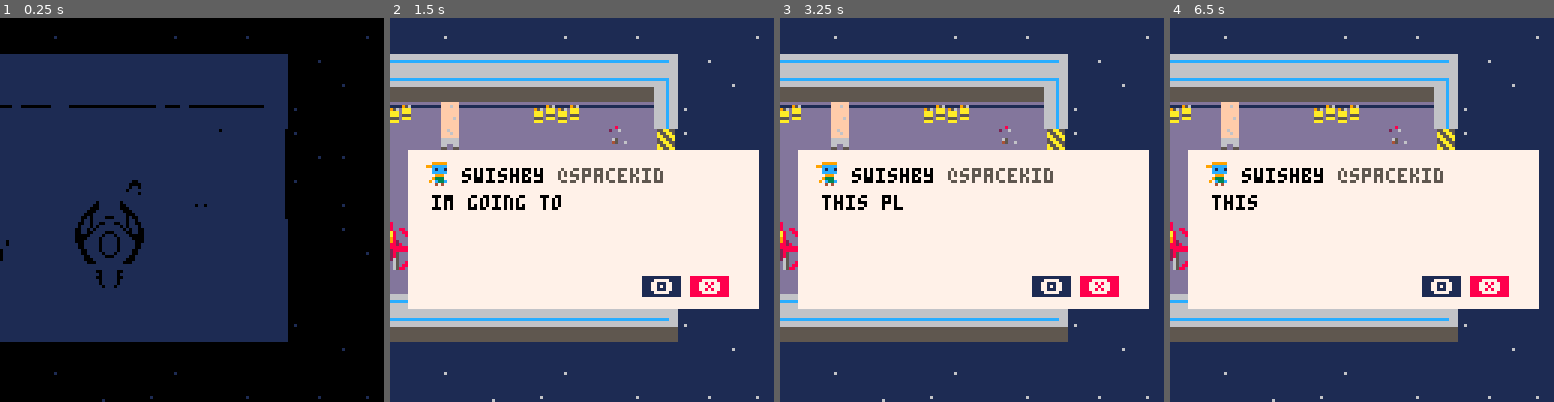
Above: before the commit, frames 1-4 (left to right).
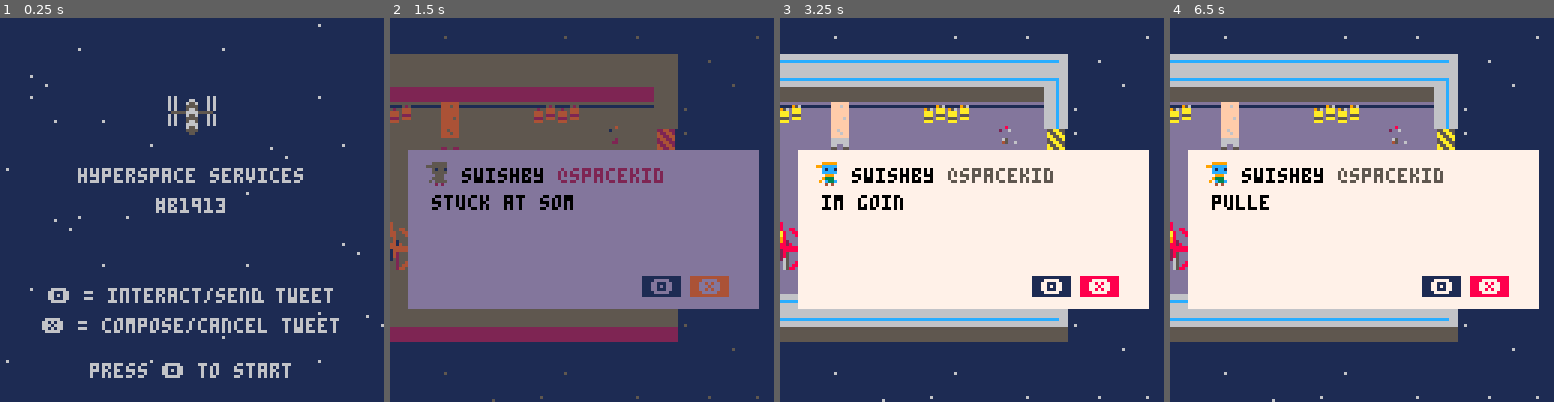
Above: after the commit, the same moments.

Repository: The-Cunning-Folk/verified
Game: PICO-8 cartridge verified.p8
Same seed, same stepped clock (60 frames per second), same inputs: the game is played once before the commit and once after it.
Inputs:
- Up to frame 1 (0.25 s): no input
- Up to frame 2 (1.5 s): tap X (X key) at 0.33, 1.07 s; tap O (Z key) at 0.7 s
- Up to frame 3 (3.25 s): hold Right 1.6-2.1 s; tap O (Z key) every 0.4 s from 1.7 to 2.9 s; tap X (X key) at 1.85, 2.97 s; hold Up 2.15-2.42 s; hold Right 2.47-3.03 s; hold Left from 3.08 s (still down)
- Up to frame 4 (6.5 s): tap O (Z key) every 0.4 s from 3.3 to 6.1 s; release Left at 3.58 s; hold Down 3.63-3.97 s; hold Right 4.02-4.68 s; tap X (X key) at 4.08, 5.2, 6.32 s; hold Up 4.73-5.03 s; hold Left 5.08-5.68 s; hold Down 5.73-6.03 s; hold Right from 6.08 s (still down)

The runs differ from the first frame. In frame 1, 49% of the frame differs, in the area x 0-100%, y 0-100%; in frame 2, 63%, in the area x 0-97%, y 4-100%; in frame 3, 0.3%; in frame 4, 0.2%.

Commit message:
added title screen

Diff:
--- a/verified.p8
+++ b/verified.p8
@@ -450,7 +450,7 @@
  camy = p.y
  cambox = 24
 
- starttime=time()
+ starttime=0
  endtime = 0
  maxtime = 0
 
@@ -458,9 +458,10 @@
  ending = false
  lasttweet = false
  textalert = false
+ started = false
 
  written = {}
- maxtweets = 1
+ maxtweets = 100
 
  npcs = {}
  bubbles = {}
@@ -538,6 +539,14 @@
 
 function _update()
 
+	if not started then
+	if btn(4) then
+			started = true
+			starttime = time()
+		end
+	end
+
+	if started then
 
 	--player controls
 	if not tweeting then
@@ -720,11 +729,18 @@
 	end
 
 	camera(camx-64,camy-60)
+	else
+
+	end
 
 end
 
 function _draw()
 		cls()
+		if started then
+		if time()-starttime < 2 then
+		fade_scr(1-(time()-starttime)*0.75)
+		end
 		map(52,0,-30,0,10,70)
 		map(52,0,-30,-30,10,60)
 		map(38,0,40,-30,60,40)
@@ -770,9 +786,7 @@
 	end
 
 
-	if time() < 10 then
-		fade_scr(1-(time()-starttime)*0.75)
-	end
+
 	if ending and time()-endtime < 2 then
 		fade_scr((time()-endtime)*0.75)
 	elseif ending and time()-endtime >= 2 and time()-endtime < 8 then
@@ -784,6 +798,16 @@
 		map(94,0,camx-90,camy-110,22,22)
 		print("see you, @spacekid...",camx-24,camy+55)
 		music(-1, 400)
+	end
+	else
+		map(75,9,0,0,22,22)
+		print("hyperspace services",26,50)
+		print("#b1913",52,60)
+		print("🅾️ = interact/send tweet",16,90)
+		print("❎ = compose/cancel tweet",14,100)
+		if flr(time()*1.1)%2 == 0 then
+			print("press 🅾️ to start",30,115)
+		end
 	end
 end
 __gfx__
@@ -920,31 +944,31 @@
 4686468606004686064686468646860700000000000001418101010100418100000000000047874787070003034383004686010000000046864080468646860000010101010000000101010101010101000101010101010101010101030301010001020001000000000101010303010100010103030300030301010101010101
 0101010101010001014181004383010001010107070703014043830001800000070707030101030100010101010303060101000001000100010101010003030607070007468600000303030001010101070700070000000003010300000101010707000000000000030103000001010107070000408040800301030000010101
 __map__
-474b42424242424242424242424242424242424242424242424242424242424242424a474547474745474747474747474747474747474747474747474745474747454747454747000000000000000000000000000000000000000000000047454747474747474747474747474747474747474745470000000000000000000000
-45485453525354535354535253ff58595958595a5c5dffb1b1b1b1b1b1b1b1b1b1b149474547474747474547474547474747474747474747474746474747474747474747454747000000000000000000000000000000000000000000000047474747474747474747474745464747474747474747470000000000000000000000
-47437775764040404040404076445b5b5b5b5b5b6c6d44b7b6b7b7b7b7b6b7b6b7b644474747454746474745464747474745474747464747464547474746474647474747474747000000000000000000000000000000000000000000000047474747474747474747474747474747474747474747470000000000000000000000
-4643764072727272727240404044505050505050505044c2c2b2c2b2c2c2b5b5b5b544454745474745474747474747474747474547474745474747474547474747474747454747000000000000000000000000000000000000000000000047474747474747454747474747474747474747474747470000000000000000000000
-47434040404040404040404040fe666465506664655044a8a4a5a5a5a3a8b5b5b5b544474745474547474547474547474746474547464747454746474747474747474547474747000000000000000000000000000000000000000000000047474747474747474747474747474747474747454747470000000000000000000000
-4543404040404040404040404050505050506664655044a897989898a6a8b5b5b5b544454747474747454747474747474547474745474747474747474747474747474747474745000000000000000000000000000000000000000000000047474547474747474747474747474747474747474747470000000000000000000000
-4743404040404040404040404044666465506664655044a8979898bfa6a8ce4242b5df42ef47474747474747454747474747474545474546474747474545464747454747474747000000000000000000000000000000000000000000000047474747474747474747474747474745474747474747470000000000000000000000
-4643404040404040404076404044505050505050505044a8a7a7a7a7a7a8deb1b1b3b1b14947454747474547474746464747474746454747474647474747474746474745474747000000000000000000000000000000000000000000000047474747474547474747474747474747474747474747470000000000000000000000
-474b424242424240ef40404040df4242424250424242ee424242424242424ab09ba89bb04447474745464747464747454747474745474747474747454747474745474747474747000000000000000000000000000000000000000000000046474747474747474747474747474747474747474747470000000000000000000000
-47485657575757704940404040cf5452535540555354535253555353525549b0aaa8aab04447474747474747454547474745474747474745474747474547454747474745474747000000000000000000000000000000000000000000000047474747474747474745474747474747474747474747470000000000000000000000
-474332676767677044404040404040404040404040404040404040404040fdb8a9a8a9b8444745474547454747474747474747474747474747474747454747474745454747474700000000000000000000000000000000000000000000004747474747474747474747474647474747cb47474747470000000000000000000000
-4643191a321b1c7044404040404040404040404040404040404040404040a8a8a8a8a8a84447474747464547454746474747474747474747474745474747474547474547474747000000000000000000000000000000000000000000000047474745474747474747474747474747db4747474747470000000000000000000000
-4743292a622b2c7044404040404040404040404040404040404040404040df42424242424a474747474747474747474547474547474746474747474747454747474745474747470000000000000000000000000000000000000000000000474747474747d4d54747474747474747474747474745470000000000000000000000
-454351716370707044404040404040404040404040404040404040404040cf53555352554947454747474547454747474747474547474547474545454747474747474747474747000000000000000000000000000000000000000000001f474747474747e4e54747474747474747474747474747470000000000000000000000
-4743617070707070444040404040404040404040404040404040404040404040407272404447454747454747474745474745474747474547474746454547474747474547454747000000000000000000000000000000000000000000000047474747474747474747474747474747474747474747470000000000000000000000
-474319517170707044404040404040404040404040404040404040404040404040727240df42424242424242424242424242ef4745474747474547474547474747474747474747000000000000000000000000000000000000000000000047474747474747474547474747474747474547474747470000000000000000000000
-4543292a70707070dd42424242424242426842424242424242ef40404040404040727240de55555555555555555555555555494747454747474745474546474547454747474745000000000000000000000000000000000000000000000047474747474747474747474747474746474747474747470000000000000000000000
-474370707070707044488888888888888868888888888888884940404040404040404040fec79c8ec7acc7c7c78e8ec7c7c7444547474745474745474747474747474745474747000000000000000000000000000000000000000000000047474746474747474747474747474745474747474747470000000000000000000000
-454b4242424242424a4372726868686868686868686868876844404040404040404040404040bb4040bb404040409e9f7640b94547474747474647474746474747474747474746000000000000000000000000000000000000000000000047474747474747474747474747474747474747474747470000000000000000000000
-47cd555555555555cc43727268687e69696969697d6868686844404040404040404040404040404040404040404040404040ab4745454745474747474747474746474747454747000000000000000000000000000000000000000000000047474747474747474747474747474747474747474747470000000000000000000000
-47474745474747454743686868686a7c7c787c7c6b6868876844404040404040404040404440404040404040404040404040ab4547474747474745454747474747474747474747000000000000000000000000000000000000000000000047474747474747474747474747474745474747474747470000000000000000000000
-4747474747474747474368686868797a7a0f7a7a7b68686868444040404040404040404044bc764040bcc8c9cabc404040bcba4747454745474745474747474547474745474747000000000000000000000000000000000000000000000047474747474747474747474747474747474747474747470000000000000000000000
-47454747474647454743686868686868686868686868686868444076404040404040404044bcadae40bcd8d9dabc404040bc444747454745474547474747474747474747474747000000000000000000000000000000000000000000000047474745474747474747474747474747474547474747470000000000000000000000
-474747474747474747435f4d4f4c5ec0c14f4ce1e04d4f4cc3444075764040404040404044bcbdbe40bce8e9eabc4040d7bc444747474547454547474547474747474747474747000000000000000000000000000000000000000000000047474747474747474747474747474747474747474747470000000000000000000000
-474747464747454745436f7f4e416ed07f4e41f1f07f4e41d3444040407640404040404044bc404040bcf8f9fabc4040e7bc444747474747464547454547474547474547474747000000000000000000000000000000000000000000000047474747474747474747474747474747474747474747470000000000000000000000
+474b42424242424242424242424242424242424242424242424242424242424242424a474547474745474747474747474747474747474747474747474745474747454747454747474747474747474747474747474747474747474747474747454747474747474747474747474747474747474745470000000000000000000000
+45485453525354535354535253ff58595958595a5c5dffb1b1b1b1b1b1b1b1b1b1b149474547474747474547474547474747474747474747474746474747474747474747454747474747474747474747474747474747474747474747474747474747474747474747474745464747474747474747470000000000000000000000
+47437775764040404040404076445b5b5b5b5b5b6c6d44b7b6b7b7b7b7b6b7b6b7b644474747454746474745464747474745474747464747464547474746474647474747474747474747474747474747474747474747474747474747474747474747474747474747474747474747474747474747470000000000000000000000
+4643764072727272727240404044505050505050505044c2c2b2c2b2c2c2b5b5b5b544454745474745474747474747474747474547474745474747474547474747474747454747474747474747474747474747474747474747474747474747474747474747454747474747474747474747474747470000000000000000000000
+47434040404040404040404040fe666465506664655044a8a4a5a5a5a3a8b5b5b5b544474745474547474547474547474746474547464747454746474747474747474547474747474747474747474747474747474747474747474747474747474747474747474747474747474747474747454747470000000000000000000000
+4543404040404040404040404050505050506664655044a897989898a6a8b5b5b5b544454747474747454747474747474547474745474747474747474747474747474747474745474747474747474747474747474747474746474747474747474547474747474747474747474747474747474747470000000000000000000000
+4743404040404040404040404044666465506664655044a8979898bfa6a8ce4242b5df42ef47474747474747454747474747474545474546474747474545464747454747474747474747474747464747474747474747474747474747474747474747474747474747474747474745474747474747470000000000000000000000
+4643404040404040404076404044505050505050505044a8a7a7a7a7a7a8deb1b1b3b1b14947454747474547474746464747474746454747474647474747474746474745474747474747474747474747474747474547474747474747474747474747474547474747474747474747474747474747470000000000000000000000
+474b424242424240ef40404040df4242424250424242ee424242424242424ab09ba89bb04447474745464747464747454747474745474747474747454747474745474747474747474747474747464747454747474747474747474747474746474747474747474747474747474747474747474747470000000000000000000000
+47485657575757704940404040cf5452535540555354535253555353525549b0aaa8aab04447474747474747454547474745474747474745474747474547454747474745474747474747474747474747474747474747474745474747474747474747474747474745474747474747474747474747470000000000000000000000
+474332676767677044404040404040404040404040404040404040404040fdb8a9a8a9b8444745474547454747474747474747474747474747474747454747474745454747474747474747474747454747474747454747474747474747474747474747474747474747474647474747cb47474747470000000000000000000000
+4643191a321b1c7044404040404040404040404040404040404040404040a8a8a8a8a8a84447474747464547454746474747474747474747474745474747474547474547474747474747474746474747474747474747474747474747474747474745474747474747474747474747db4747474747470000000000000000000000
+4743292a622b2c7044404040404040404040404040404040404040404040df42424242424a474747474747474747474547474547474746474747474747454747474745474747474747474747454747474747d4d547474747454747474747474747474747d4d54747474747474747474747474745470000000000000000000000
+454351716370707044404040404040404040404040404040404040404040cf535553525549474547474745474547474747474745474745474745454547474747474747474747474747474747474547454747e4e547474747474747474747474747474747e4e54747474747474747474747474747470000000000000000000000
+4743617070707070444040404040404040404040404040404040404040404040407272404447454747454747474745474745474747474547474746454547474747474547454747474747474747474747474547474747464747454747474747474747474747474747474747474747474747474747470000000000000000000000
+474319517170707044404040404040404040404040404040404040404040404040727240df42424242424242424242424242ef4745474747474547474547474747474747474747474747474547474747474747474747474747474747474747474747474747474547474747474747474547474747470000000000000000000000
+4543292a70707070dd42424242424242426842424242424242ef40404040404040727240de55555555555555555555555555494747454747474745474546474547454747474745474747474747474747474747474745474747474747474747474747474747474747474747474746474747474747470000000000000000000000
+474370707070707044488888888888888868888888888888884940404040404040404040fec79c8ec7acc7c7c78e8ec7c7c7444547474745474745474747474747474745474747474747474747464547454747474747474747474747474747474746474747474747474747474745474747474747470000000000000000000000
+454b4242424242424a4372726868686868686868686868876844404040404040404040404040bb4040bb404040409e9f7640b94547474747474647474746474747474747474746474747474747474747474747474747474747464747474747474747474747474747474747474747474747474747470000000000000000000000
+47cd555555555555cc43727268687e69696969697d6868686844404040404040404040404040404040404040404040404040ab4745454745474747474747474746474747454747474747474747474745474747474745474747474747474747474747474747474747474747474747474747474747470000000000000000000000
+47474745474747454743686868686a7c7c787c7c6b6868876844404040404040404040404440404040404040404040404040ab4547474747474745454747474747474747474747474747474745474747454547474746474747474747474747474747474747474747474747474745474747474747470000000000000000000000
+4747474747474747474368686868797a7a0f7a7a7b68686868444040404040404040404044bc764040bcc8c9cabc404040bcba4747454745474745474747474547474745474747474747474747474747474747474747474745474647474747474747474747474747474747474747474747474747470000000000000000000000
+47454747474647454743686868686868686868686868686868444076404040404040404044bcadae40bcd8d9dabc404040bc444747454745474547474747474747474747474747474747474747474747474747474547474747474747474747474745474747474747474747474747474547474747470000000000000000000000
+474747474747474747435f4d4f4c5ec0c14f4ce1e04d4f4cc3444075764040404040404044bcbdbe40bce8e9eabc4040d7bc444747474547454547474547474747474747474747474747474547474747474547474747474745474747474747474747474747474747474747474747474747474747470000000000000000000000
+474747464747454745436f7f4e416ed07f4e41f1f07f4e41d3444040407640404040404044bc404040bcf8f9fabc4040e7bc444747474747464547454547474547474547474747474747474747474747474747474747474747474747474747474747474747474747474747474747474747474747470000000000000000000000
 4746474747474747474b424242424242424242424242424242ed42424242424242424242ed424242424242424242424242424a4747474745474747474547474747474547454747000000000000000000000000000000000000000000000000000000000000000000000000000000000000000000000000000000000000000000
 454747474547474547cd55555555555555555555555555555555555555555555555555555555555555555555555555555555cc4547474747474747474747474747474747474747000000000000000000000000000000000000000000000000000000000000000000000000000000000000000000000000000000000000000000
 4747474747474645474747474647474747474747474547474747454747464747474747464747474747474747474747474747474747454747474747474747464747474747464747000000000000000000000000000000000000000000000000000000000000000000000000000000000000000000000000000000000000000000
